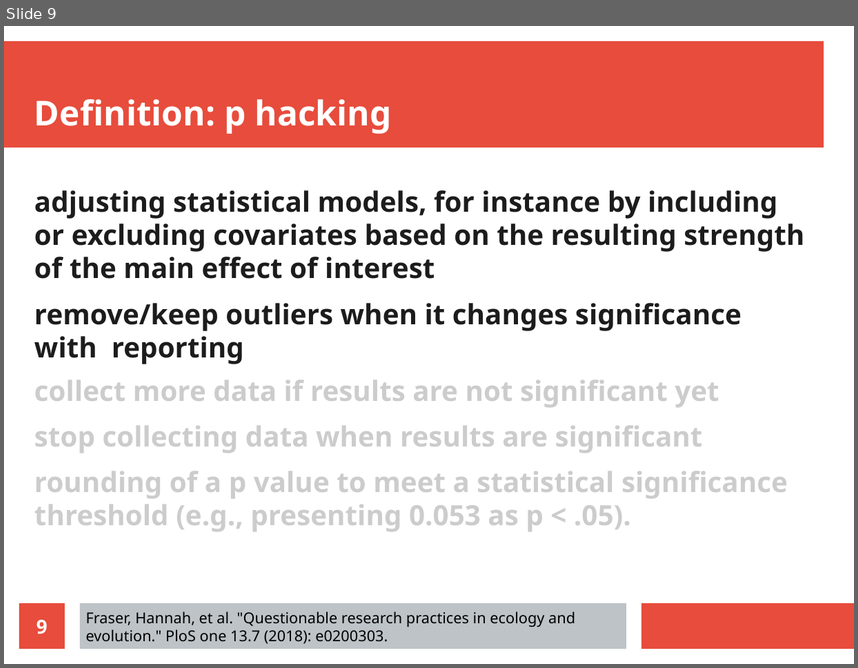
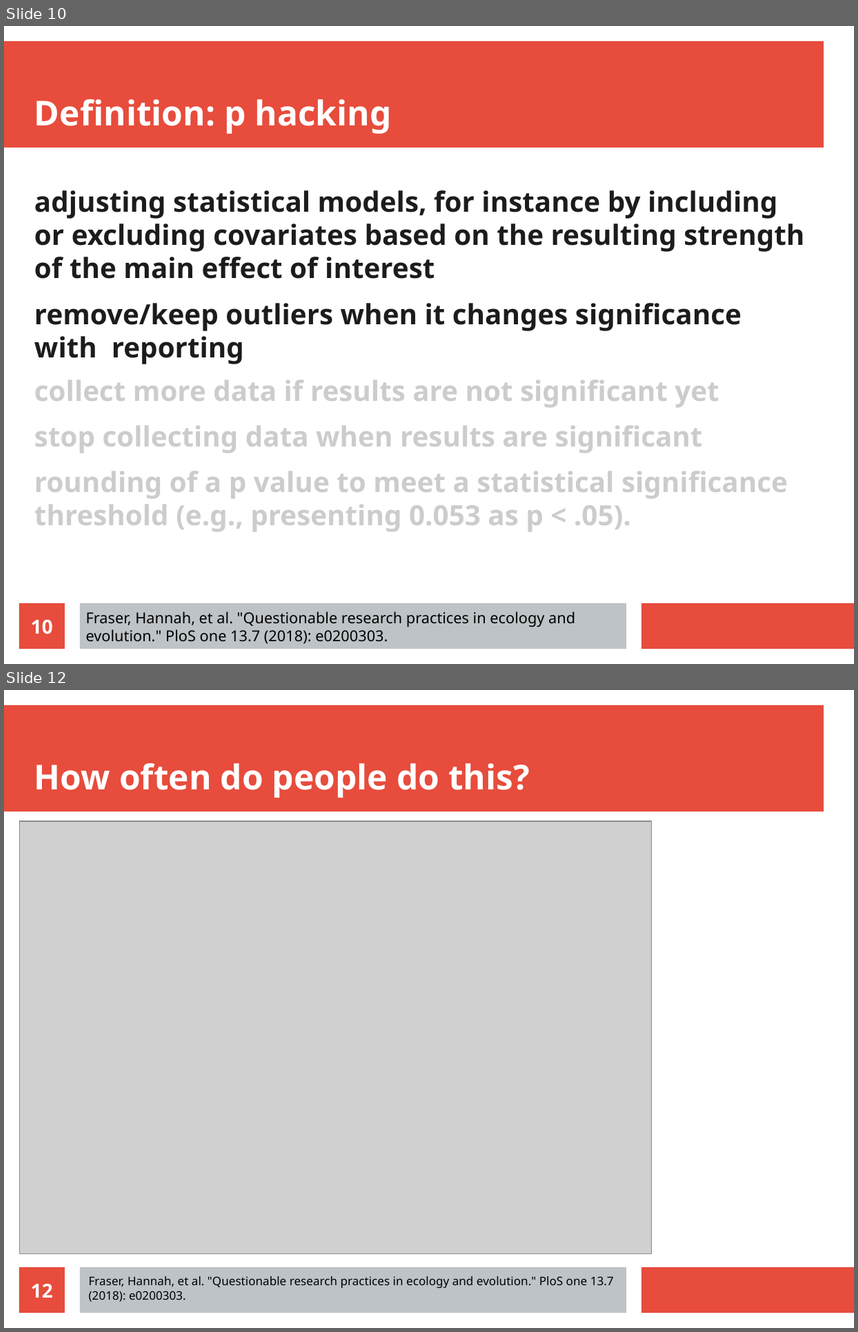
Before and after one commit to richelbilderbeek/open_science_presentation_20211111, a slide deck: open_science_presentation_20211111.odp. Shown one above the other, each under a label of ours: slide 9 before the commit, slides 10 and 12 after it; the slides between them are not shown. The pictures are 858x668 and 858x1332 pixels, drawn with LibreOffice and Linux fonts; fonts in the diff are those of the drawing; grey boxes stand for pictures. Boxes give left, top, right and bottom in pixels: in the first picture for what was removed or moved away, otherwise in the second. Text is boxed around its words. In the diff, an @@ line names an element or a change of style, - is before the commit and + after.

```diff
--- a/open_science_presentation_20211111.odp
+++ b/open_science_presentation_20211111.odp
@@ slide 12 added at <box>4,690,854,1328</box>, background #FFFFFF; not listed: 3 template elements that a slide beside it also shows @@
@@ title added at <box>34,763,530,798</box>, 32 pt, text #FFFFFF, bold @@
+How often do people do this?
@@ picture added at <box>19,821,652,1254</box> @@
@@ page number added at <box>19,1267,65,1312</box>, fill #E74C3C, 18 pt, text #FFFFFF, bold @@
+12
@@ text added at <box>89,1276,614,1301</box>, 11 pt, text #000000 @@
+Fraser, Hannah, et al. "Questionable research practices in ecology and evolution." PloS one 13.7 (2018): e0200303.
@@ what was slide 9 is now slide 10 @@
@@ page number at <box>31,619,53,634</box>: text changed @@
-9
+10
```
Also in this commit, not shown: 4 slides changed, 10 other slides added, 4 other files.
